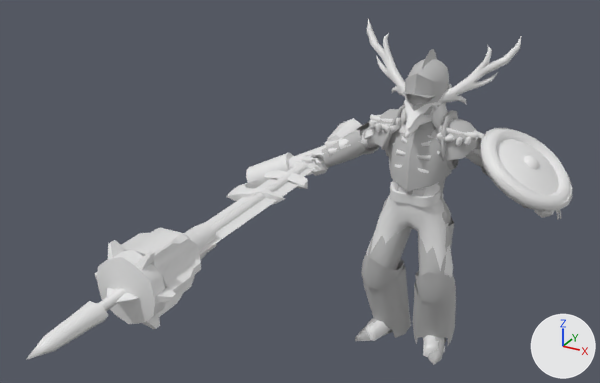
An edit to the FBX model Assets/Models/ArmorModels.fbx, drawn before and after from the same camera.
One viewpoint serves both versions: a 50 mm camera at (2.23, -6.21, 4.25) aimed at (-0.53, -1.19, 1.74). Arrows for +X, +Y and +Z are at lower right; the lights stay in place. Where no turn or scale is listed for an object, it has been applied to the vertices.

In view in the first picture: 'Axe', 'Bone_Armor', 'HeavySword', 'LeatherSkirt_Armor', 'Mace', 'Mortar', 'Plate_Armor', 'Shield', 'Spear'.
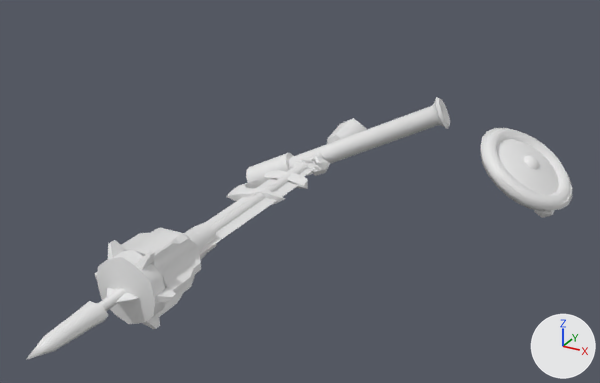
Changed parts and their boxes (x1, y1, x2, y2) in the pictures (600 x 383 px):
'Plate_Armor', deleted: before (321, 49, 527, 365)
'LeatherSkirt_Armor', deleted: before (322, 94, 481, 357)
'Bone_Armor', deleted: before (305, 18, 561, 352)
'Mortar', unchanged, uncovered by the edit: before (246, 145, 326, 189); after (246, 97, 450, 189)

Edits to the bpy script that builds the scene:
```text
Remove ob_plate_armor:
    ob_plate_armor = bpy.data.objects.new('Plate_Armor', me_plate_armor_001)
    ob_plate_armor.location = (0.0, 0.0, 0.0)
Remove ob_bone_armor:
    ob_bone_armor = bpy.data.objects.new('Bone_Armor', me_bone_armor_001)
    ob_bone_armor.location = (0.0, 0.0, 0.0)
Remove ob_leatherskirt_armor:
    ob_leatherskirt_armor = bpy.data.objects.new('LeatherSkirt_Armor', me_leatherskirt_001)
    ob_leatherskirt_armor.location = (0.0, 0.0, 0.0)
```
